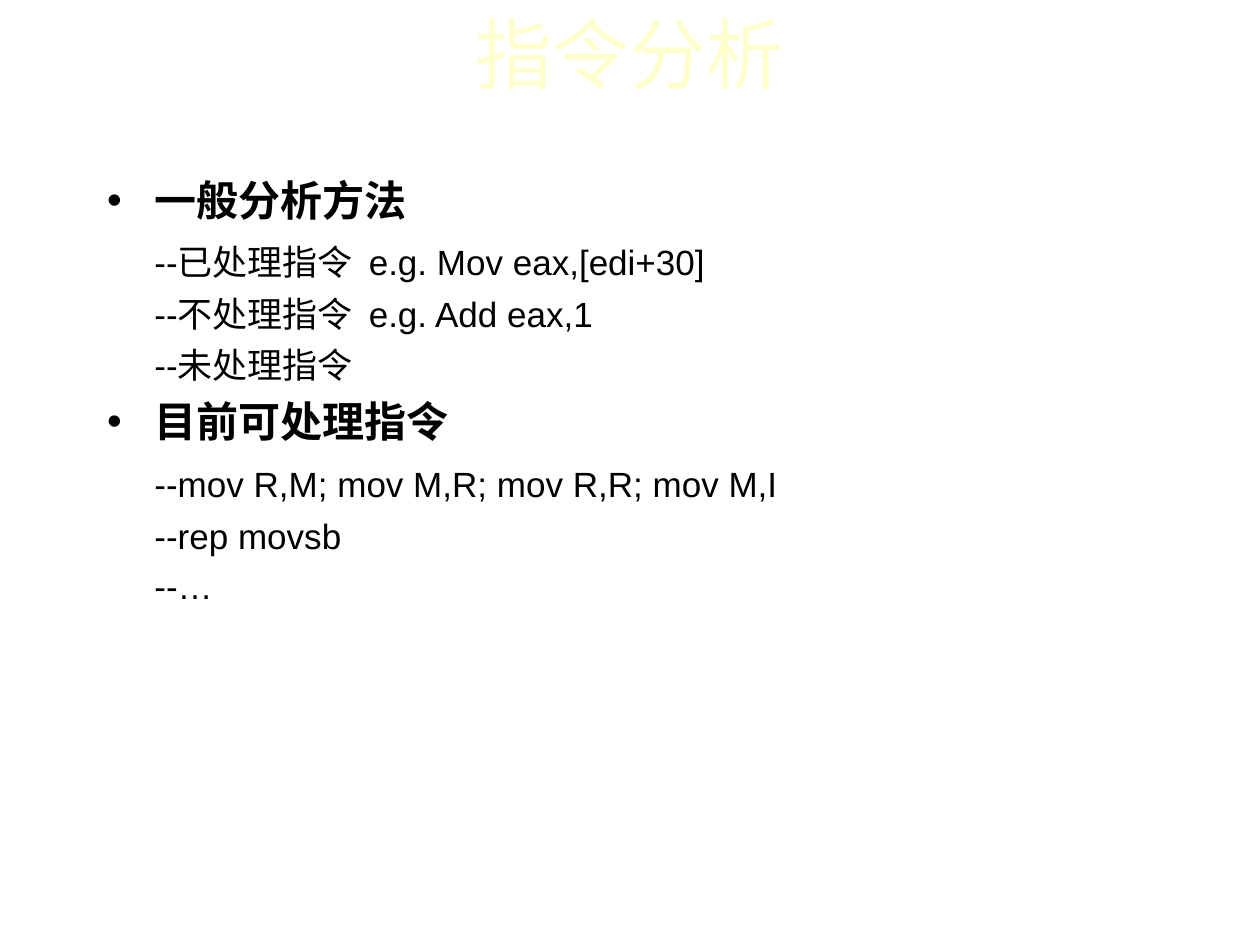
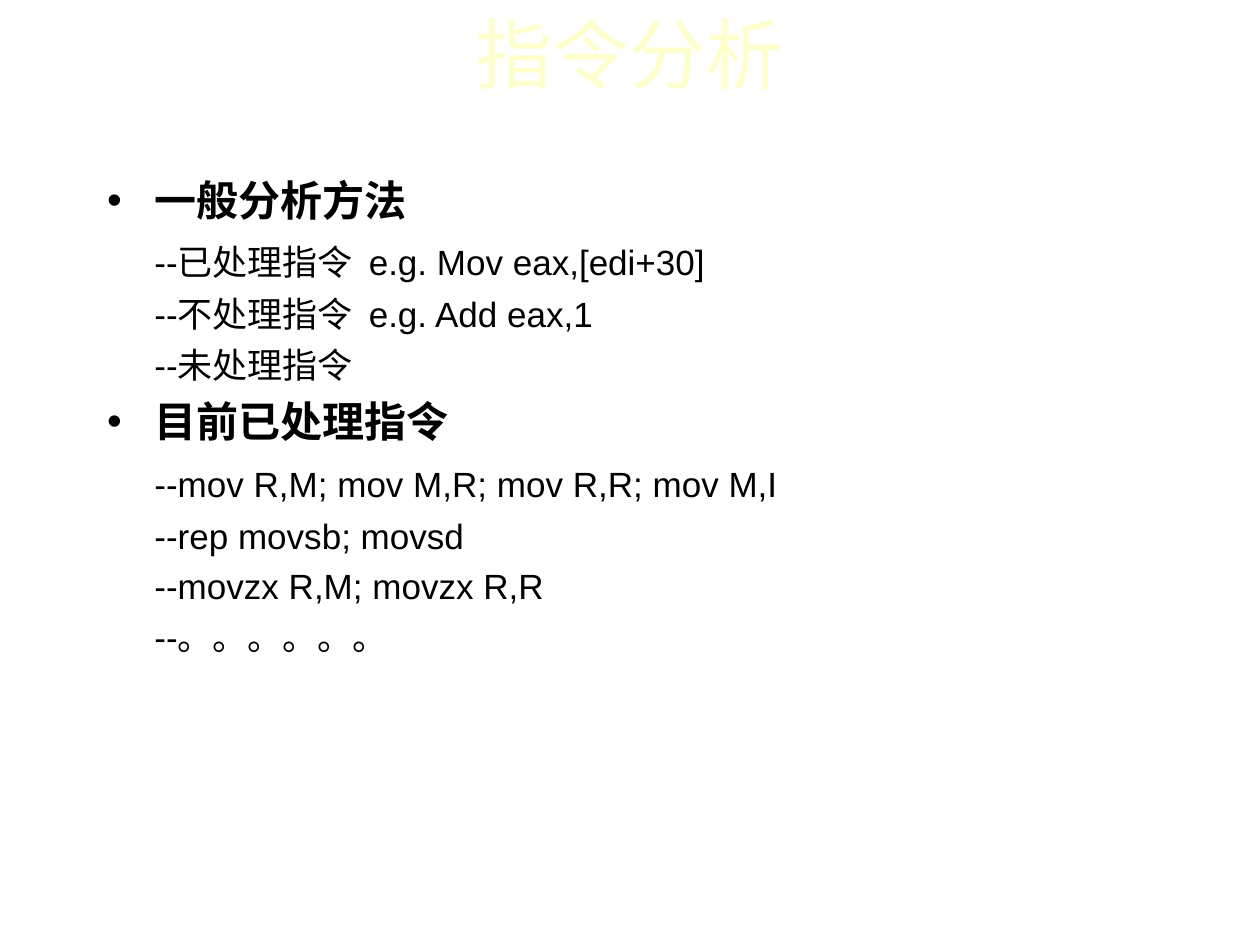
Before and after one commit to iidx/devilheart, a slide deck: slide 10 of doc/TaintAnalysis.ppt. Drawn at 1260x945 pixels with LibreOffice and Linux fonts; fonts in the diff are those of the drawing; background and template pictures are left out. Boxes give left, top, right and bottom in pixels: in the first picture for what was removed or moved away, otherwise in the second. Text is boxed around its words. In the diff, an @@ line names an element or a change of style, - is before the commit and + after.

```diff
--- a/doc/TaintAnalysis.ppt
+++ b/doc/TaintAnalysis.ppt
@@ text at [154,401,448,441]: text changed @@
-• 目前可处理指令
+• 目前已处理指令
@@ text at [154,523,543,652]: text changed @@
---rep movsb
---…
+--rep movsb; movsd
+--movzx R,M; movzx R,R
+--。。。。。。
```
Also in this commit, not shown: 6 other slides changed, 1 slide added.
